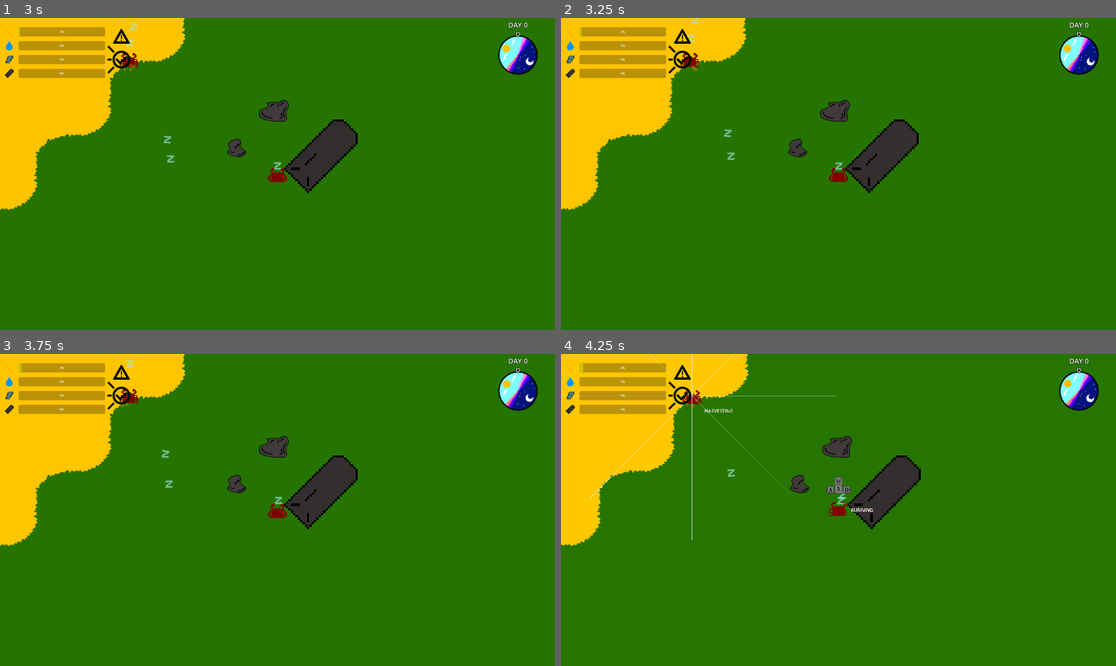
Above: before the commit, frames 1-4 (two rows, left to right).
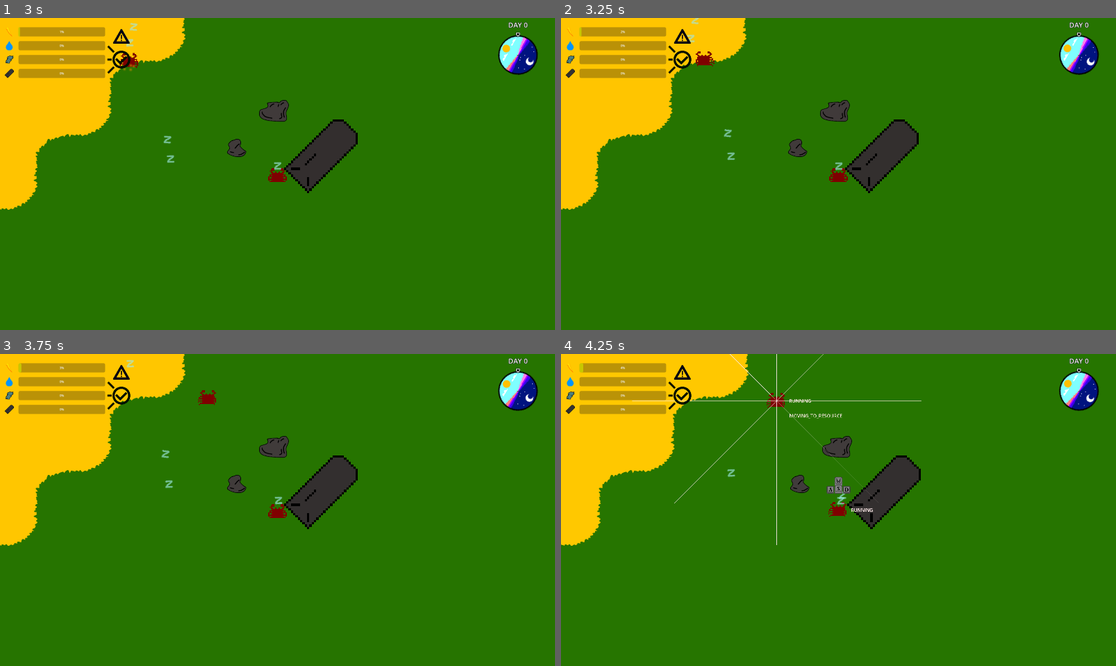
Above: after the commit, the same moments.

Repository: nporposoft/crabs-on-the-island
Game: Godot game, scene res://map/island_v1/island_v1.tscn
The game is run twice, just before and just after one commit, with the same random seed, the same clock (stepped at 60 frames per second) and the same inputs.
Inputs:
- Up to frame 1 (3 s): tap Enter at 0.5 s; hold D (move_right) 0.53-1.28 s; hold F (harvest) 0.53-1.28 s; tap Q (reproduce) at 0.8, 1.35, 2.3 s; hold S (move_down) 1.28-2.03 s; tap F (harvest) at 1.55, 2.85 s; hold D (move_right) 2.03-2.78 s; tap Shift (dash) at 2.1 s; hold W (move_up) from 2.78 s (still down)
- Up to frame 2 (3.25 s): keep holding W (move_up)
- Up to frame 3 (3.75 s): release W (move_up) at 3.53 s; hold A (move_left) from 3.53 s (still down); hold E (pickup) from 3.53 s (still down)
- Up to frame 4 (4.25 s): keep holding A (move_left); keep holding E (pickup); tap Q (reproduce) at 3.8 s; tap F12 (debug) at 4.15 s

Frame 1 is identical in both runs. In frame 2, 0.2% of the frame differs, in the area x 21-28%, y 10-18%; in frame 3, 0.2%; in frame 4, 0.9%, in the area x 0-65%, y 0-62%.
Error in both runs: Invalid call. Nonexistent function 'drop_held' in base 'RigidBody2D (Crab)'. (res://crabs/Player.gd:40)

Commit message:
added damaging via harvest action
+implemented damage/dying, and attacking other crabs via harvest action

Diff:
--- a/crabs/Crab.gd
+++ b/crabs/Crab.gd
@@ -17,6 +17,7 @@
 
 var crab_scene: PackedScene = preload("res://crabs/Crab.tscn")
 var crab_ai_scene: PackedScene = preload("res://crabs/AI/AICrab.tscn")
+var morselTemplate := preload("res://resources/Morsel.tscn")
 
 signal carried_iron_changed
 signal carried_cobalt_changed
@@ -28,17 +29,18 @@
 signal silicon_ready
 signal water_ready
 
+var _HP: float
 var _direction: Util.Directions = Util.Directions.DOWN
 var _velocity: Vector2
 var _foot_step_sounds: Array[AudioStreamPlayer2D]
 var _foot_step_timer: Timer
 var _attacks_enabled: bool = false
 var _sm: MultiStateMachine = MultiStateMachine.new()
-
-var cobaltTarget = 10.0
-var ironTarget = 10.0
-var siliconTarget = 10.0
-var waterTarget = 10.0
+var cobaltTarget: float
+var ironTarget: float
+var siliconTarget: float
+var waterTarget: float
+
 var batteryEnergyTargetPercentage = 50
 
 enum States {
@@ -58,8 +60,7 @@
 var _body_resources: Dictionary = {
 	"iron": 0,
 	"cobalt": 0,
-	"silicon": 0,
-	"water": 0,
+	"silicon": 0
 }
 var _carried_resources: Dictionary = {
 	"iron": 0,
@@ -75,7 +76,7 @@
 	"move_speed": 5000.0,
 	"solar_charge_rate": 0.2,
 	"battery_capacity": 10.0,
-	"harvest_speed": 1.0
+	"harvest_speed": 10.0 #TODO: set this back to 1.0 when done testing damage
 }
 
 func _ready() -> void:
@@ -84,18 +85,38 @@
 	_foot_step_timer.wait_time = foot_step_time_delay
 	_foot_step_timer.timeout.connect(_play_random_footstep_sound)
 	add_child(_foot_step_timer)
-
-	# start powered off
-	_start_sleep(false)
-
-
-func init(body_resources: Dictionary, stats: Dictionary) -> void:
-	_body_resources = body_resources
-	_stats = stats
+	#TODO: find out whether to keep the following initialization, or somehow make it work in init()
+	_body_resources = { "iron": _stats.size * material_size_mult, "cobalt": 0.0, "silicon": _stats.size * material_size_mult }
+	_HP = _stats.hit_points
 	cobaltTarget = _stats.size * material_size_mult * 0.05
 	ironTarget = _stats.size * material_size_mult
 	siliconTarget = _stats.size * material_size_mult
 	waterTarget = _stats.size * material_size_mult
+
+	$healthBar/healthNum.set_text(str(_HP))
+
+	# start powered off
+	_start_sleep(false)
+
+
+func init(body_resources: Dictionary, stats: Dictionary) -> void:
+	_body_resources = body_resources
+	if _body_resources.cobalt == 0.0 and _body_resources.iron == 0.0 and _body_resources.silicon:
+		_body_resources = { "iron": _stats.size * material_size_mult, "cobalt": 0.0, "silicon": _stats.size * material_size_mult }
+	else:
+		_body_resources = body_resources
+	_stats = stats
+	#TODO: test whether the (re?)initialization of the targets below is necessary, esp. for descendants
+	#_HP = _stats.hit_points
+	#cobaltTarget = _stats.size * material_size_mult * 0.05
+	#ironTarget = _stats.size * material_size_mult
+	#siliconTarget = _stats.size * material_size_mult
+	#waterTarget = _stats.size * material_size_mult
+
+
+func die() -> void:
+	#generate_chunks() #TODO: debug chunk generation (Morsel throws error when instantiated)
+	get_parent().queue_free()
 
 
 func move(movementDirection: Vector2) -> void:
@@ -129,6 +150,42 @@
 		_sm.unset_state(States.DASH_COOLDOWN)
 	)
 
+
+func apply_damage(damage: float) -> void:
+	if _HP == _stats.hit_points:
+		$healthBar.set_visible(true)
+	_HP -= damage
+	if _HP <= 0.0:
+		die()
+	else:
+		$healthBar.set_value(100.0 * _HP / _stats.hit_points)
+		$healthBar/healthNum.set_text(str(_HP))
+
+func generate_chunks() -> void:
+	var cobaltMass = _body_resources.cobalt + _carried_resources.cobalt
+	while cobaltMass > 0.0:
+		var randMass = min(randf_range(_stats.size() * material_size_mult * 0.2, _stats.size() * material_size_mult * 0.5), cobaltMass)
+		cobaltMass -= randMass
+		var new_morsel = morselTemplate.instantiate()
+		$"../..".add_child(new_morsel)
+		new_morsel.set_position(Vector2(position.x, position.y))
+		new_morsel._set_resource(Morsel.MATERIAL_TYPE.COBALT, randMass, true)
+	var ironMass = _body_resources.iron + _carried_resources.iron
+	while ironMass > 0.0:
+		var randMass = min(randf_range(_stats.size() * material_size_mult * 0.2, _stats.size() * material_size_mult * 0.5), ironMass)
+		ironMass -= randMass
+		var new_morsel = morselTemplate.instantiate()
+		new_morsel._set_resource(Morsel.MATERIAL_TYPE.IRON, randMass, true)
+		$"../..".add_child(new_morsel)
+		new_morsel.set_position(Vector2(position.x, position.y))
+	var siliconMass = _body_resources.silicon + _carried_resources.silicon
+	while siliconMass > 0.0:
+		var randMass = min(randf_range(_stats.size() * material_size_mult * 0.2, _stats.size() * material_size_mult * 0.5), siliconMass)
+		siliconMass -= randMass
+		var new_morsel = morselTemplate.instantiate()
+		new_morsel._set_resource(Morsel.MATERIAL_TYPE.SILICON, randMass, true)
+		$"../..".add_child(new_morsel)
+		new_morsel.set_position(Vector2(position.x, position.y))
 
 func get_nearby_pickuppables() -> Array:
 	return ($reach_area.get_overlapping_bodies()
@@ -166,11 +223,31 @@
 func is_holding() -> bool:
 	return false
 
+func get_nearby_crabs() -> Array:
+	return ($reach_area.get_overlapping_bodies()
+		.map(func(body) -> Crab: return body as Crab)
+		.filter(func(body) -> bool: return body != null)
+	)
+
+func get_nearest_crab() -> RigidBody2D:
+	var nearest: Crab
+	var nearest_distance: float = 1000.0 # arbitrary max float
+	for body: Crab in get_nearby_crabs():
+		var distance: float = (body.position - position).length()
+		if distance < nearest_distance and body.get_rid() != self.get_rid():
+			nearest = body
+			nearest_distance = distance
+	return nearest
+
 func harvest(delta: float) -> bool:
 	if _sm.has_state(States.OUT_OF_BATTERY):
 		stop_harvest()
 		return false
-
+	if cobalt_ready:
+		var nearestCrab = get_nearest_crab()
+		if nearestCrab != null:
+			attackCrab(nearestCrab, delta)
+			return true
 	var nearestMorsel = get_nearest_morsel()
 	if nearestMorsel != null:
 		return harvest_morsel(delta, nearestMorsel)
@@ -185,6 +262,14 @@
 		return false
 
 
+func attackCrab(target: Crab, delta: float) -> void:
+	var dmg = _stats.harvest_speed * delta
+	target.apply_damage(dmg)
+	$Sparks.set_emitting(true)
+	$Sparks.global_position = target.global_position
+	$HarvestSoundEffect.play(randf_range(0, 5.0))
+
+
 func harvest_sand(delta: float) -> bool:
 	if _sm.has_state(States.OUT_OF_BATTERY):
 		stop_harvest()
@@ -276,8 +361,9 @@
 func reproduce(mutation: Dictionary) -> void:
 	var new_stats: Dictionary = MutationEngine.apply_mutation(_stats, mutation)
 	var new_crab: Crab = crab_scene.instantiate()
-	# TODO: deduct _carried_resources and pass to new crab for body resources (first arg)
-	new_crab.init({}, new_stats)
+	var new_body_resources = { "iron": _carried_resources.iron, "cobalt": _carried_resources.cobalt, "silicon": _carried_resources.silicon }
+	_carried_resources = { "iron": 0.0, "cobalt": 0.0, "silicon": 0.0, "water": 0.0}
+	new_crab.init(new_body_resources, new_stats)
 	var new_crab_direction: Vector2 = Util.random_direction()
 	new_crab.position = position + (new_crab_direction * 20.0)
 	var new_ai_crab: CrabAI = crab_ai_scene.instantiate()
--- a/crabs/Crab.tscn
+++ b/crabs/Crab.tscn
@@ -89,6 +89,14 @@
 [sub_resource type="CircleShape2D" id="CircleShape2D_t5lib"]
 radius = 64.0
 
+[sub_resource type="StyleBoxFlat" id="StyleBoxFlat_6qtda"]
+bg_color = Color(0, 1, 0, 1)
+
+[sub_resource type="LabelSettings" id="LabelSettings_2f6tg"]
+font_size = 24
+outline_size = 4
+outline_color = Color(0, 0, 0, 1)
+
 [node name="Crab" type="RigidBody2D"]
 texture_filter = 1
 physics_material_override = SubResource("PhysicsMaterial_0bir5")
@@ -163,3 +171,22 @@
 stream = ExtResource("11_cnkh1")
 volume_db = -5.0
 attenuation = 4.0
+
+[node name="healthBar" type="ProgressBar" parent="."]
+visible = false
+offset_left = -32.0
+offset_top = 48.0
+offset_right = 32.0
+offset_bottom = 52.0
+theme_override_styles/fill = SubResource("StyleBoxFlat_6qtda")
+value = 100.0
+show_percentage = false
+
+[node name="healthNum" type="Label" parent="healthBar"]
+layout_mode = 0
+offset_top = 4.0
+offset_right = 64.0
+offset_bottom = 27.0
+text = "100.0"
+label_settings = SubResource("LabelSettings_2f6tg")
+horizontal_alignment = 1
--- a/resources/Morsel.gd
+++ b/resources/Morsel.gd
@@ -2,11 +2,11 @@
 
 extends RigidBody2D
 
-@onready var sprite = $Sprite2D
+@onready var sprite: Sprite2D = $morselSprite
 @onready var chunk_collider = $chunk_collider
 @onready var ingot_collider = $ingot_collider
-var chunkTXR := preload("res://assets/chunk.png")
-var ingotTXR := preload("res://assets/ingot.png")
+var chunkTXR: Texture2D = preload("res://assets/chunk.png")
+var ingotTXR: Texture2D = preload("res://assets/ingot.png")
 
 enum MATERIAL_TYPE {COBALT, IRON, SILICON}
 
--- a/resources/Morsel.tscn
+++ b/resources/Morsel.tscn
@@ -18,7 +18,7 @@
 angular_damp = 1.0
 script = ExtResource("1_bccdp")
 
-[node name="Sprite2D" type="Sprite2D" parent="."]
+[node name="morselSprite" type="Sprite2D" parent="."]
 modulate = Color(0.904695, 0.826261, 0.628914, 1)
 texture_filter = 1
 scale = Vector2(8, 8)
Not shown: 1 places in crabs/Crab.tscn that only renumber resources
